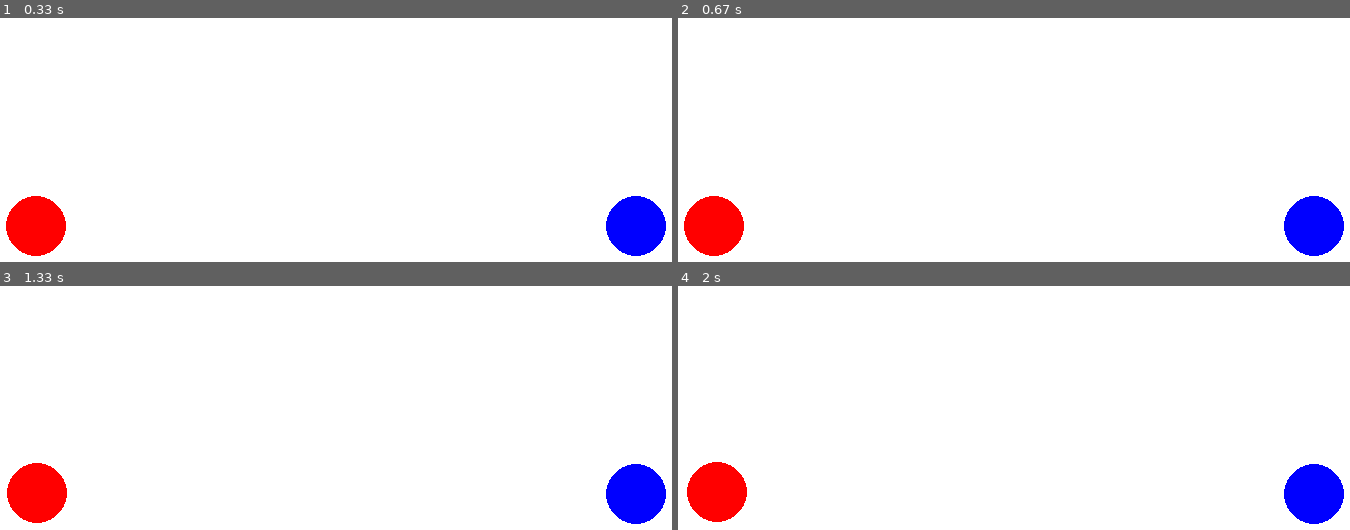
Above: before the commit, frames 1-4 (two rows, left to right).
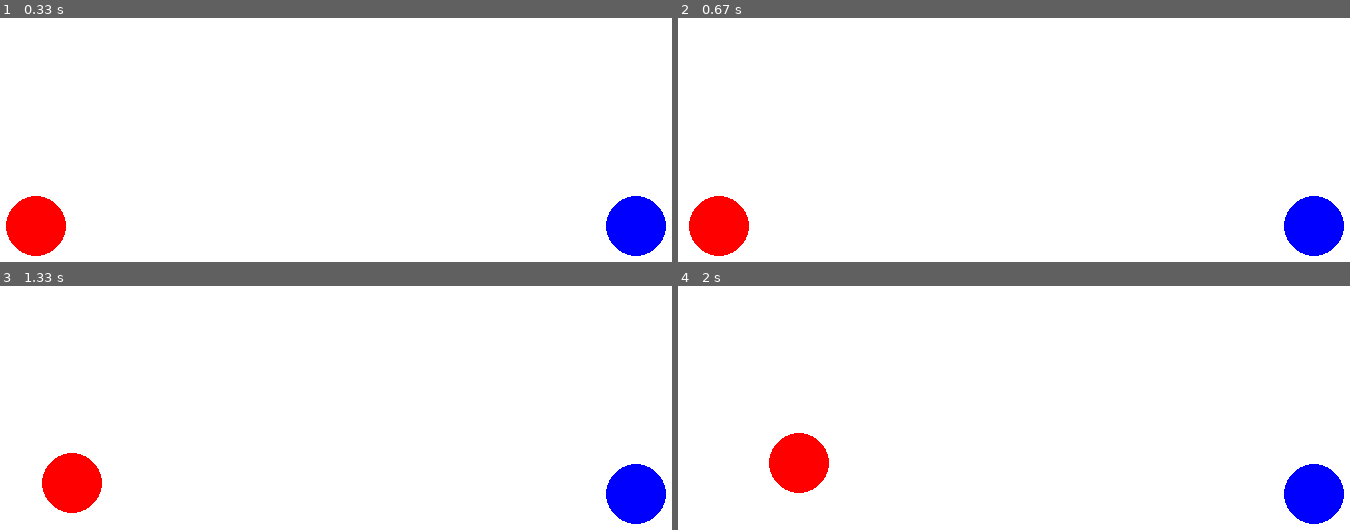
Above: after the commit, the same moments.

Repository: TOEGENT/pygame_project
Game: pygame game, started from main.py
The game is run twice, just before and just after one commit, with the same random seed, the same clock (stepped at 60 frames per second) and the same inputs.
Inputs:
- Up to frame 1 (0.33 s): no input
- Up to frame 2 (0.67 s): hold Right from 0.33 s (still down)
- Up to frame 3 (1.33 s): release Right at 0.8 s; hold Up 0.83-1.13 s; hold Right from 1.17 s (still down)
- Up to frame 4 (2 s): release Right at 1.63 s; hold Left from 1.67 s (still down)

Frame 1 is identical in both runs. In frame 2, 0.4% of the frame differs, in the area x 0-11%, y 72-98%; in frame 3, 2.5%; in frame 4, 3.4%, in the area x 1-23%, y 60-97%.

Commit message:
Добавил ускорение и учащение обновления

Diff:
--- a/main.py
+++ b/main.py
@@ -4,13 +4,20 @@
 import sys
 import math
 
+
+
 pygame.init()
 
 screen = pygame.display.set_mode((800, 600))
 pygame.display.set_caption("My Game")
+clock = pygame.time.Clock()
 
-SPEED = 0.001
+
+ACCELERATION = 100
 FRICTION = 0.0005
+FIXED_DT = 1/120
+accumulator = 0
+
 
 class State:
     COLLISION = "Collision"
@@ -102,33 +109,33 @@
                 entity1.velocity[1] = -entity1.velocity[1]
                 entity1.pos[1] = max(entity1.radius, min(screen.get_height() - entity1.radius, entity1.pos[1]))
 
-    def check_input(self):
+    def check_input(self, dt):
         keys = pygame.key.get_pressed()
         player = self.entities[0]
         print(player.velocity)
 
         # Управление красным шаром
         if keys[pygame.K_LEFT]:
-            player.velocity[0] -= SPEED
+            player.velocity[0] -= ACCELERATION *dt
         if keys[pygame.K_RIGHT]:
-            player.velocity[0] += SPEED
+            player.velocity[0] += ACCELERATION *dt
         if keys[pygame.K_UP]:
-            player.velocity[1] -= SPEED
+            player.velocity[1] -= ACCELERATION *dt
         if keys[pygame.K_DOWN]:
-            player.velocity[1] += SPEED
+            player.velocity[1] += ACCELERATION * dt
 
 
 
 
-    def update(self):
-        self.check_input()
+    def update(self, dt):
+        self.check_input(dt)
 
         for entity in self.entities:
 
             entity.velocity[0] *= (1 - FRICTION)
 
-            entity.pos[0] += entity.velocity[0]
-            entity.pos[1] += entity.velocity[1]
+            entity.pos[0] += entity.velocity[0] * dt
+            entity.pos[1] += entity.velocity[1] * dt
 
         self.check_collisions()
 
@@ -137,15 +144,20 @@
 enitites=[red_ball,blue_ball]
 game_state = GameState(enitites)
 
+
 # Главный игровой цикл
 while running:
+
+    dt = clock.tick(60) / 1000.0
+    accumulator += dt
 
     for event in pygame.event.get():
         if event.type == pygame.QUIT:
             running = False
 
-    game_state.update()
-
+    while accumulator >= FIXED_DT:
+        game_state.update(FIXED_DT)
+        accumulator -= FIXED_DT
 
     # Отрисовка
     screen.fill(Colors.WHITE)
